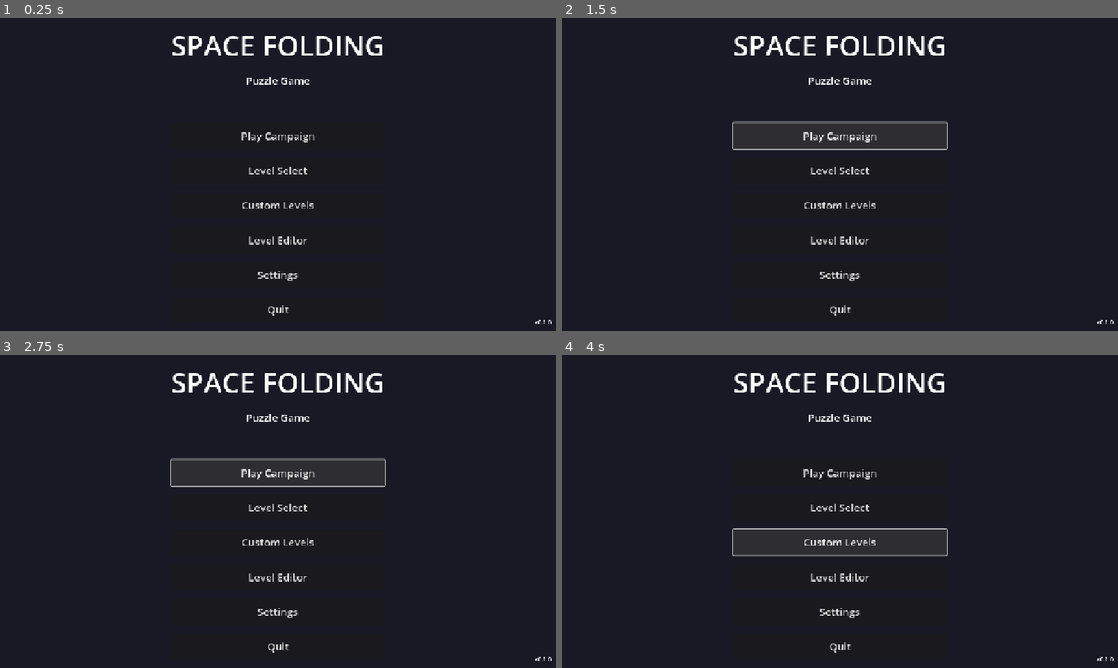
Above: before the commit, frames 1-4 (two rows, left to right).
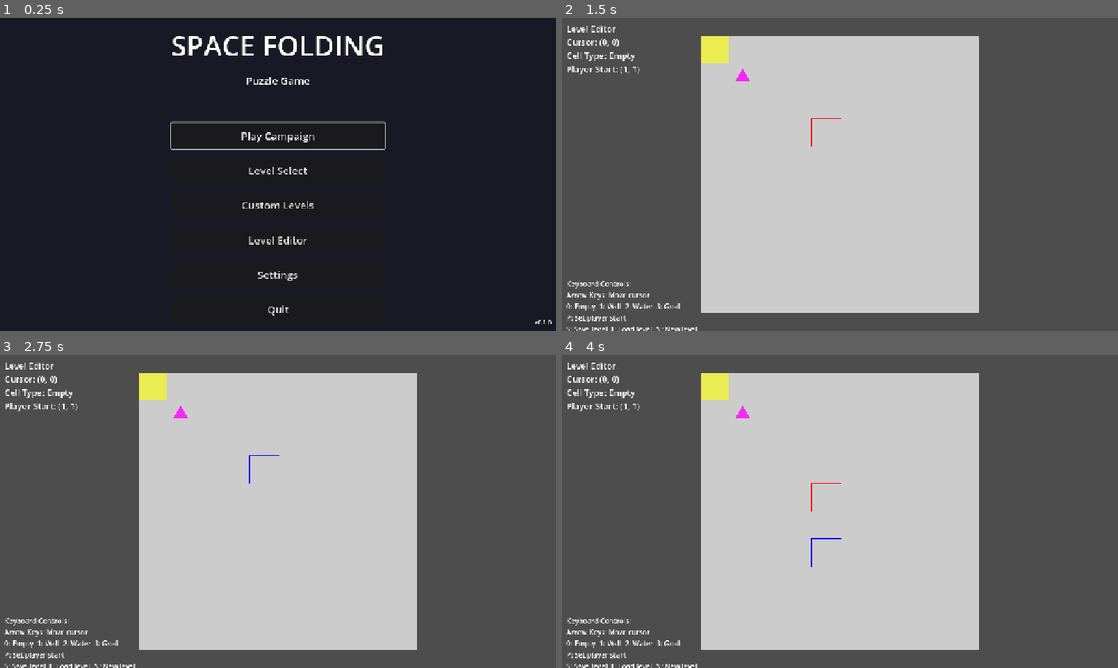
Above: after the commit, the same moments.

Repository: absent-mynd/puzzle
Game: Godot game, scene res://scenes/ui/MainMenu.tscn
Two runs of this game, one before a commit and one after it. Both use one fixed random seed, a clock stepped at 60 frames per second and the inputs below.
Inputs (mouse positions are in pixels of both pictures, inside the frame that each line leads up to):
- Up to frame 1 (0.25 s): no input
- Up to frame 2 (1.5 s): click "Level Editor" at 0.5 s; click (840, 136) at 1.25 s, where only the run before the commit has a clickable "Play Campaign"
- Up to frame 3 (2.75 s): click (278, 473) at 2 s, where only the run before the commit has a clickable "Play Campaign"
- Up to frame 4 (4 s): click (840, 508) at 2.75 s, where only the run before the commit has a clickable "Level Select"; click (840, 542) at 3.5 s, where only the run before the commit has a clickable "Custom Levels"

The runs differ from the first frame. In frame 1, 0.5% of the frame differs, in the area x 30-70%, y 32-43%; in frame 2, 100%; in frame 3, 100%; in frame 4, 100%, in the area x 0-100%, y 0-100%.
Error before the commit: Parse Error: Used space character for indentation instead of tab as used before in the file. (res://scripts/ui/MainMenu.gd:47)

Commit message:
fixing spaces

Diff:
--- a/scripts/ui/MainMenu.gd
+++ b/scripts/ui/MainMenu.gd
@@ -46,7 +46,7 @@
 ## Open level editor
 func _on_editor_button_pressed() -> void:
   # Play button click sound
-  AudioManager.play_sfx("button_click")
+	AudioManager.play_sfx("button_click")
 
 	get_tree().change_scene_to_file("res://scenes/ui/LevelEditor.tscn")
 
